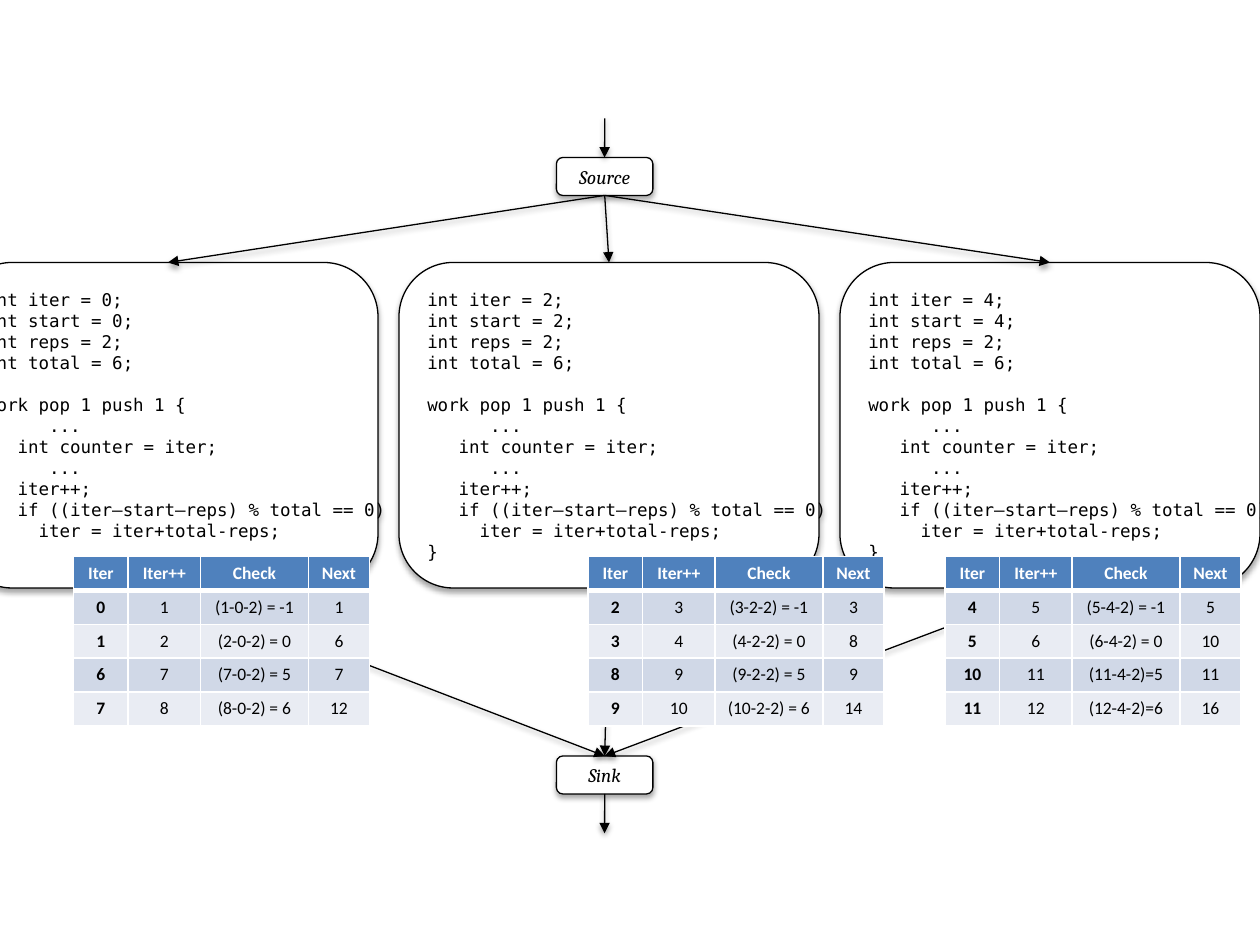
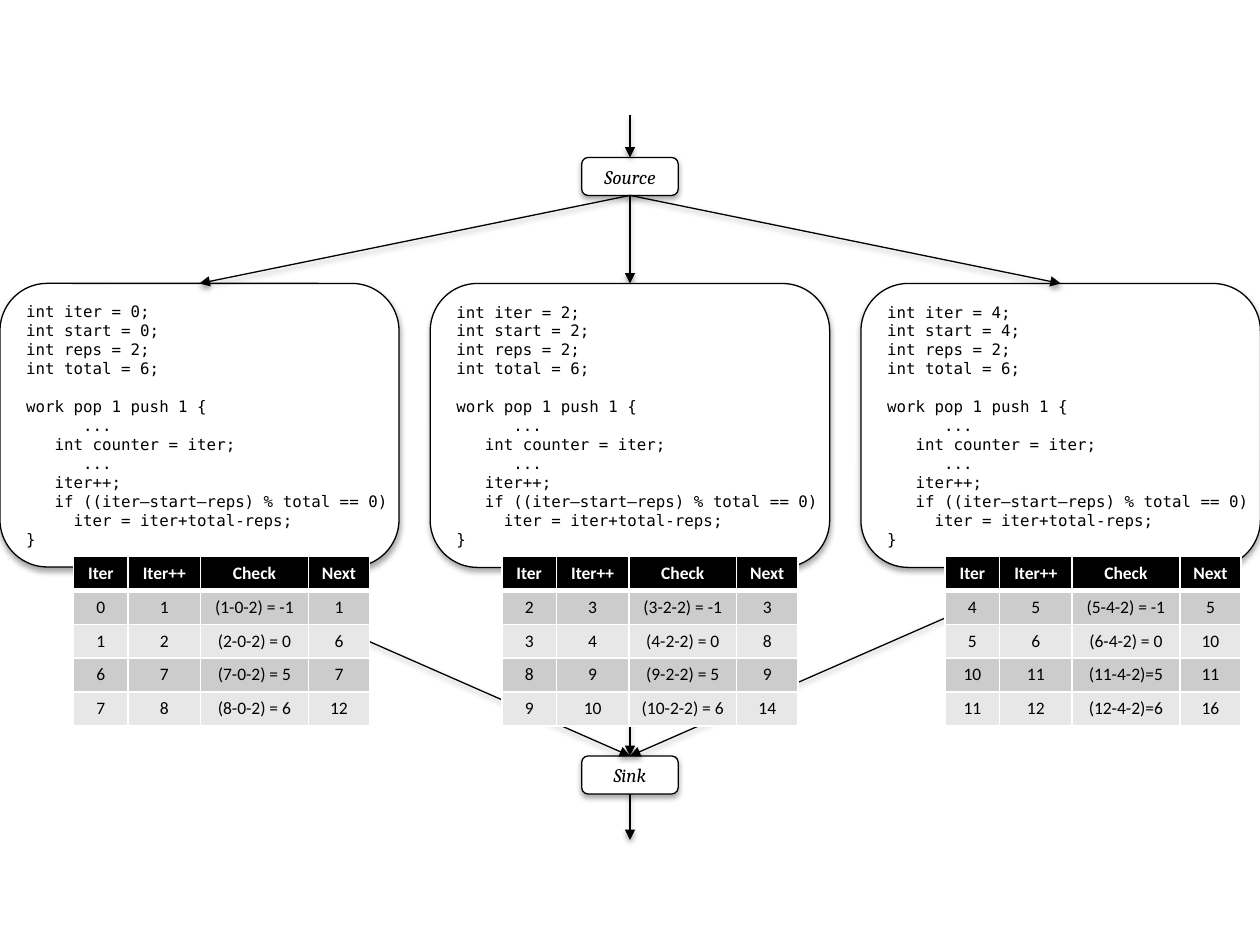
Before and after one commit to rrnewton/StreamIt, a slide deck: slide 4 of streams/docs/induction-state-2012/figures/fission-induction.pptx. Drawn at 1260x945 pixels with LibreOffice and Linux fonts; fonts in the diff are those of the drawing. Boxes give left, top, right and bottom in pixels: in the first picture for what was removed or moved away, otherwise in the second. Text is boxed around its words. In the diff, an @@ line names an element or a change of style, - is before the commit and + after.

```diff
--- a/streams/docs/induction-state-2012/figures/fission-induction.pptx
+++ b/streams/docs/induction-state-2012/figures/fission-induction.pptx
@@ 2 rounded rectangles, 1 arrow moved together from (x1=557, y1=118, x2=654, y2=794) to (x1=582, y1=116, x2=679, y2=794) @@
@@ arrow moved from (605, 195) - (168, 262) to (630, 195) - (199, 284) @@
@@ arrow moved from (605, 195) - (1050, 262) to (630, 195) - (1061, 284) @@
@@ arrow moved from (605, 195) - (609, 262) to (630, 195) - (630, 284) @@
@@ size 10 to 9 pt in 3 elements at (x1=861, y1=284, x2=1260, y2=567), (x1=431, y1=284, x2=830, y2=567), (x1=0, y1=284, x2=399, y2=567) @@
@@ rounded rectangle "int iter = 0;" resized from (x1=0, y1=262, x2=378, y2=587) to (x1=0, y1=284, x2=399, y2=567) @@
@@ rounded rectangle "int iter = 2;" resized from (x1=399, y1=262, x2=819, y2=587) to (x1=431, y1=284, x2=830, y2=567) @@
@@ rounded rectangle "int iter = 4;" resized from (x1=840, y1=262, x2=1260, y2=587) to (x1=861, y1=284, x2=1260, y2=567) @@
@@ table at (x1=73, y1=557, x2=369, y2=724) @@
@@ fill #4F81BD to #000000 in row 1 @@
@@ fill #D0D8E8 to #CCCCCC in 8 cells @@
@@ fill #E9EDF4 to #E7E7E7 in 8 cells @@
@@ bold off in "0", "1", "6", "7" @@
@@ arrow moved from (168, 588) - (605, 756) to (199, 567) - (630, 756) @@
@@ table at (x1=501, y1=557, x2=798, y2=724) @@
@@ fill #4F81BD to #000000 in row 1 @@
@@ fill #D0D8E8 to #CCCCCC in 8 cells @@
@@ fill #E9EDF4 to #E7E7E7 in 8 cells @@
@@ bold off in "2", "3", "8", "9" @@
@@ table moved from (x1=588, y1=557, x2=885, y2=724) to (x1=501, y1=557, x2=798, y2=724) @@
@@ arrow moved from (1050, 588) - (605, 756) to (1061, 567) - (630, 756) @@
@@ arrow moved from (609, 588) - (605, 756) to (630, 567) - (630, 756) @@
@@ table at (x1=945, y1=557, x2=1241, y2=724) @@
@@ fill #4F81BD to #000000 in row 1 @@
@@ fill #D0D8E8 to #CCCCCC in 8 cells @@
@@ fill #E9EDF4 to #E7E7E7 in 8 cells @@
@@ bold off in "4", "5", "10", "11" @@
@@ arrow moved from (605, 794) - (605, 833) to (630, 794) - (630, 840) @@
```
Also in this commit, not shown: 1 other slide changed, 4 other files.
